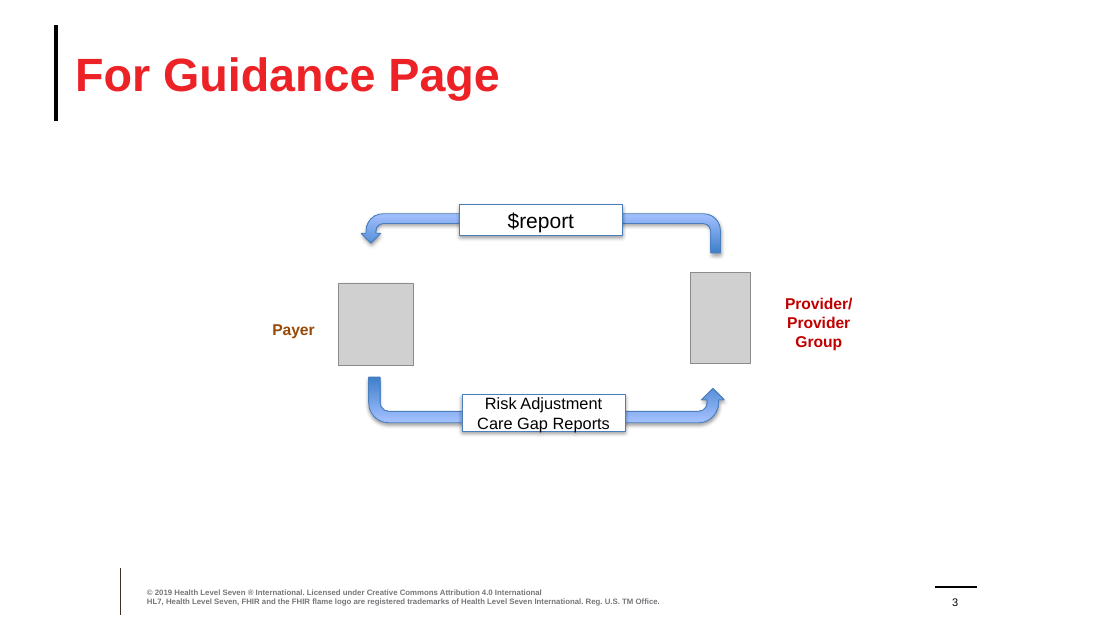
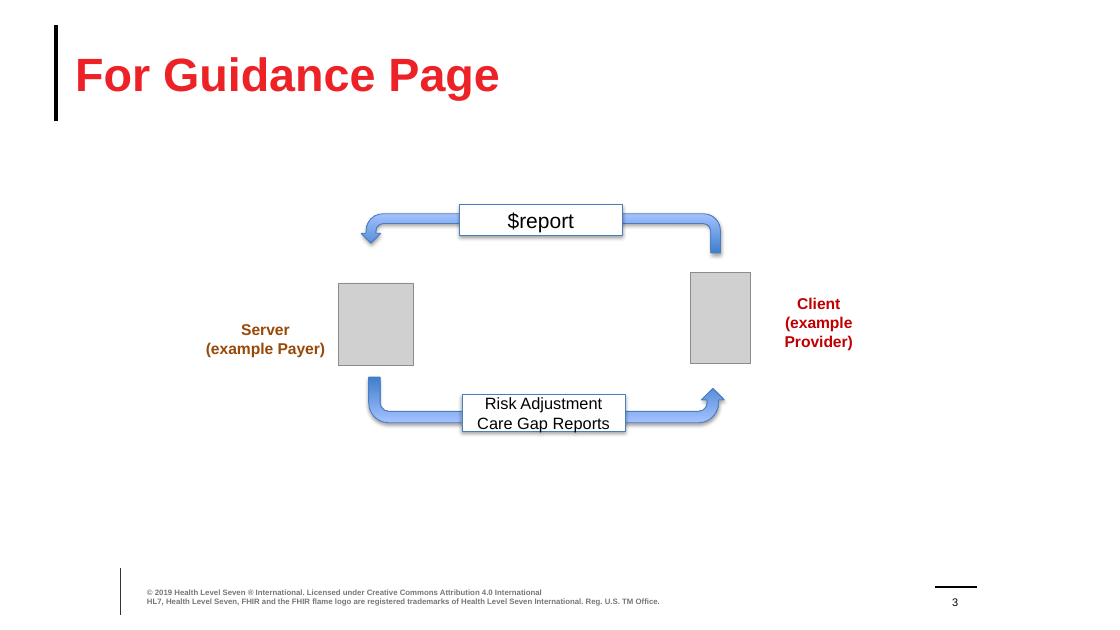
Before and after one commit to HL7/davinci-ra, a slide deck: slide 3 of input/images/Source/Risk Adjustment Images.pptx. Drawn at 1120x630 pixels with LibreOffice and Linux fonts; fonts in the diff are those of the drawing; grey boxes stand for pictures; background and template pictures are left out. Boxes give left, top, right and bottom in pixels: in the first picture for what was removed or moved away, otherwise in the second. Text is boxed around its words. In the diff, an @@ line names an element or a change of style, - is before the commit and + after.

Commit message:
Updates to Guidance pagecontent/guidance.md

```diff
--- a/input/images/Source/Risk Adjustment Images.pptx
+++ b/input/images/Source/Risk Adjustment Images.pptx
@@ text at (785, 297, 853, 350): text changed @@
-Provider/ Provider Group
+Client
+(example Provider)
@@ text at (206, 324, 326, 357): text changed @@
-Payer
+Server
+(example Payer)
```
Also in this commit, not shown: 3 other files.
